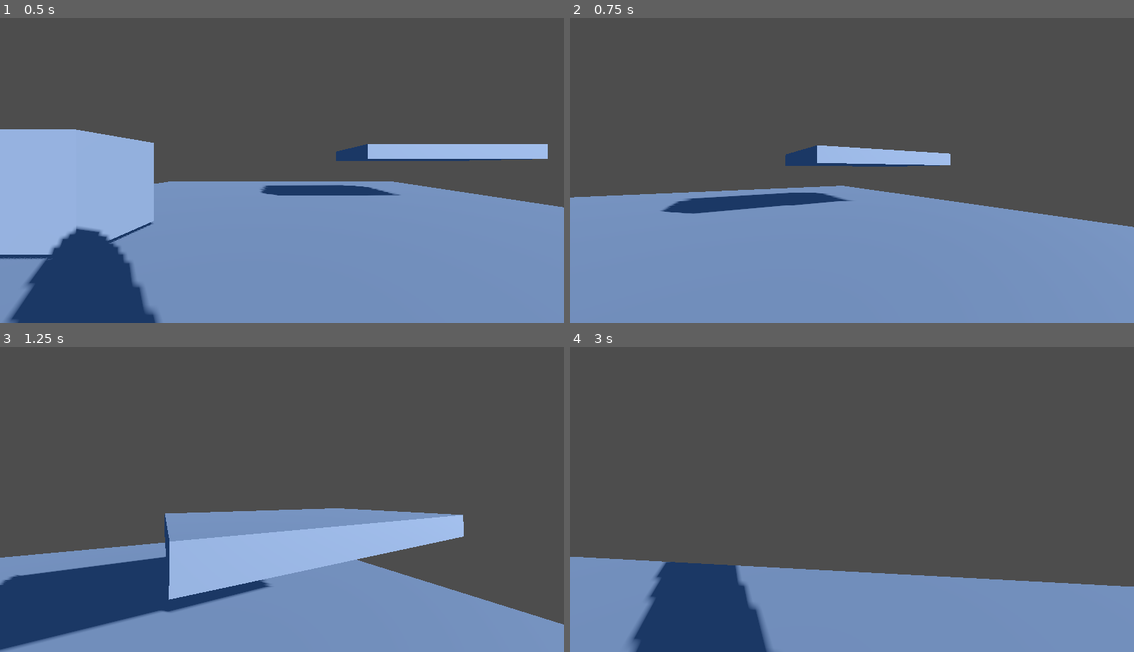
Above: before the commit, frames 1-4 (two rows, left to right).
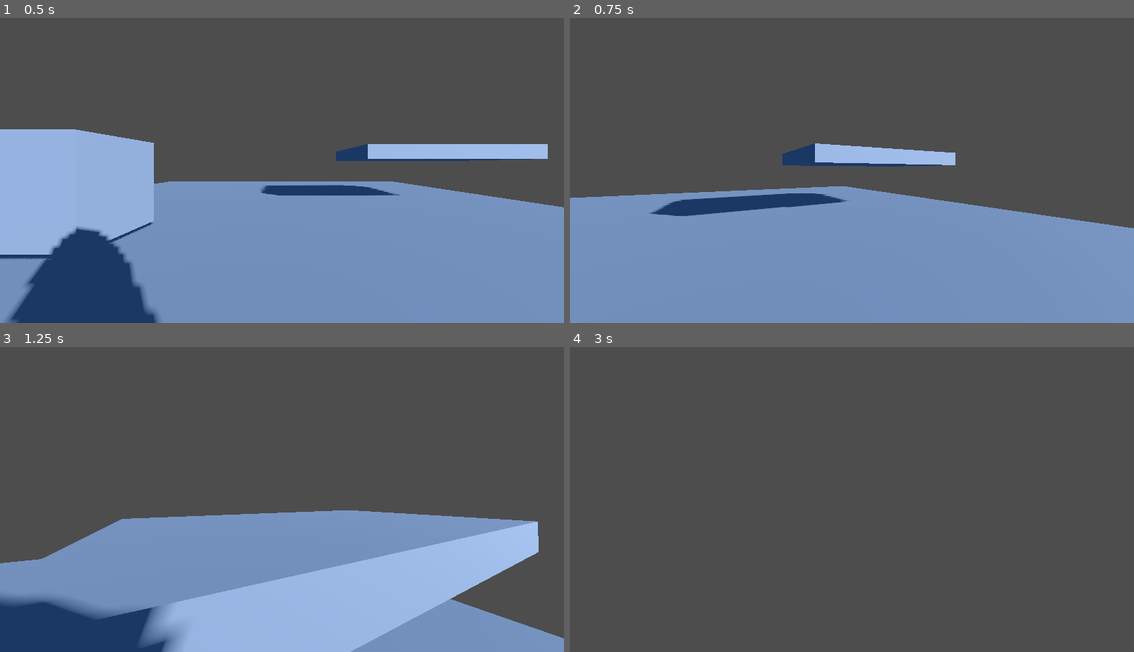
Above: after the commit, the same moments.

Repository: chpassos/fps_test
Game: Godot game, scene res://scenes/levels/world_test.tscn
Same seed, same stepped clock (60 frames per second), same inputs: the game is played once before the commit and once after it. The project has no main scene, so this scene is started directly.
Inputs (mouse positions are in pixels of both pictures, inside the frame that each line leads up to):
- Up to frame 1 (0.5 s): no input
- Up to frame 2 (0.75 s): tap Enter at 0.5 s; move the mouse to (880, 164) at 0.52 s; hold W (move_forward) from 0.53 s (still down); hold Shift (run) from 0.53 s (still down)
- Up to frame 3 (1.25 s): keep holding W (move_forward); keep holding Shift (run); tap Space (jump) at 0.77 s
- Up to frame 4 (3 s): keep holding W (move_forward); move the mouse to (823, 496) at 1.27 s; release Shift (run) at 1.28 s; tap Ctrl (crouch) at 1.35 s; tap Space (jump) at 1.52 s; tap Shift (run) at 1.55, 2.85 s; move the mouse to (863, 487) at 2.02 s; hold Shift (run) 2.03-2.78 s; move the mouse to (846, 499) at 2.77 s

Frame 1 is identical in both runs. In frame 2, 0.9% of the frame differs, in the area x 0-100%, y 41-70%; in frame 3, 30%, in the area x 0-100%, y 52-100%; in frame 4, 26%.

Commit message:
Player can Run when move forward. Its a bit buggy

Diff:
--- a/scenes/player/player.gd
+++ b/scenes/player/player.gd
@@ -12,12 +12,14 @@
 var _camera_rotation: Vector3
 
 var _is_crouching: bool = false
+var _is_moving_forward: bool = false
 
 var _speed: float
 
-@export var SPEED_DEFAULT: float = 5.0
-@export var SPEED_CROUCH: float = 2.0
-@export var SPEED_RUN: float = 8.0
+
+@export var SPEED_DEFAULT: float = 2.0
+@export var SPEED_CROUCH: float = 1.0
+@export var SPEED_RUN: float = 10.0
 
 @export var JUMP_VELOCITY: float = 4.5
 @export_range(5, 10, 0.1) var CROUCH_SPEED: float = 7.0
@@ -61,10 +63,17 @@
 	if event.is_action_pressed("crouch") and is_on_floor() == true:
 		_toggle_crouch()
 
+
+	if Input.is_action_just_pressed("move_forward"):
+		_is_moving_forward = true
+	elif Input.is_action_just_released("move_forward"):
+		_is_moving_forward = false
+
 	if event.is_action_pressed("run"):
-		_set_movement_speed("running")
-	elif event.is_action_released("run"):
-		_set_movement_speed("default")
+		if _is_moving_forward == true:
+			_set_movement_speed("running")
+		elif event.is_action_released("run"):
+			_set_movement_speed("default")
 
 
 
@@ -131,9 +140,6 @@
 
 
 
-
-
-
 func _physics_process(delta):
 	_update_camera(delta)
 
